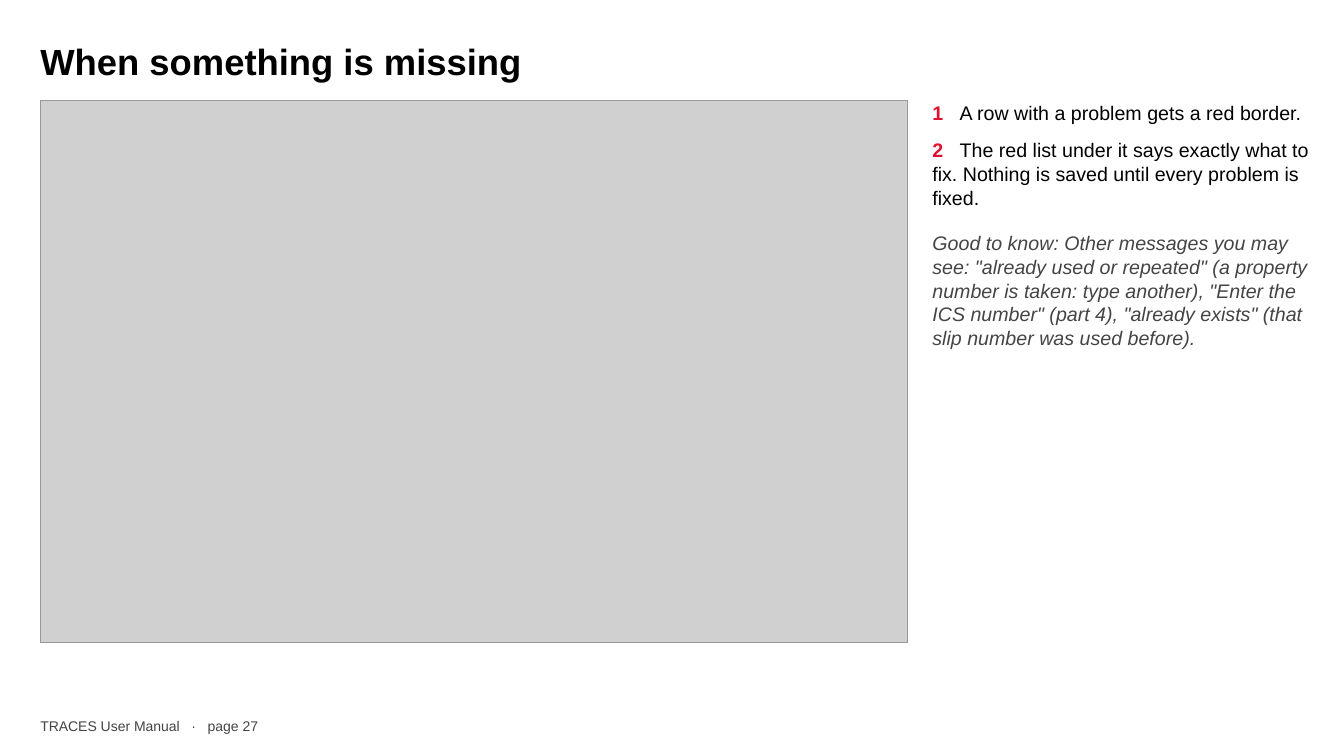
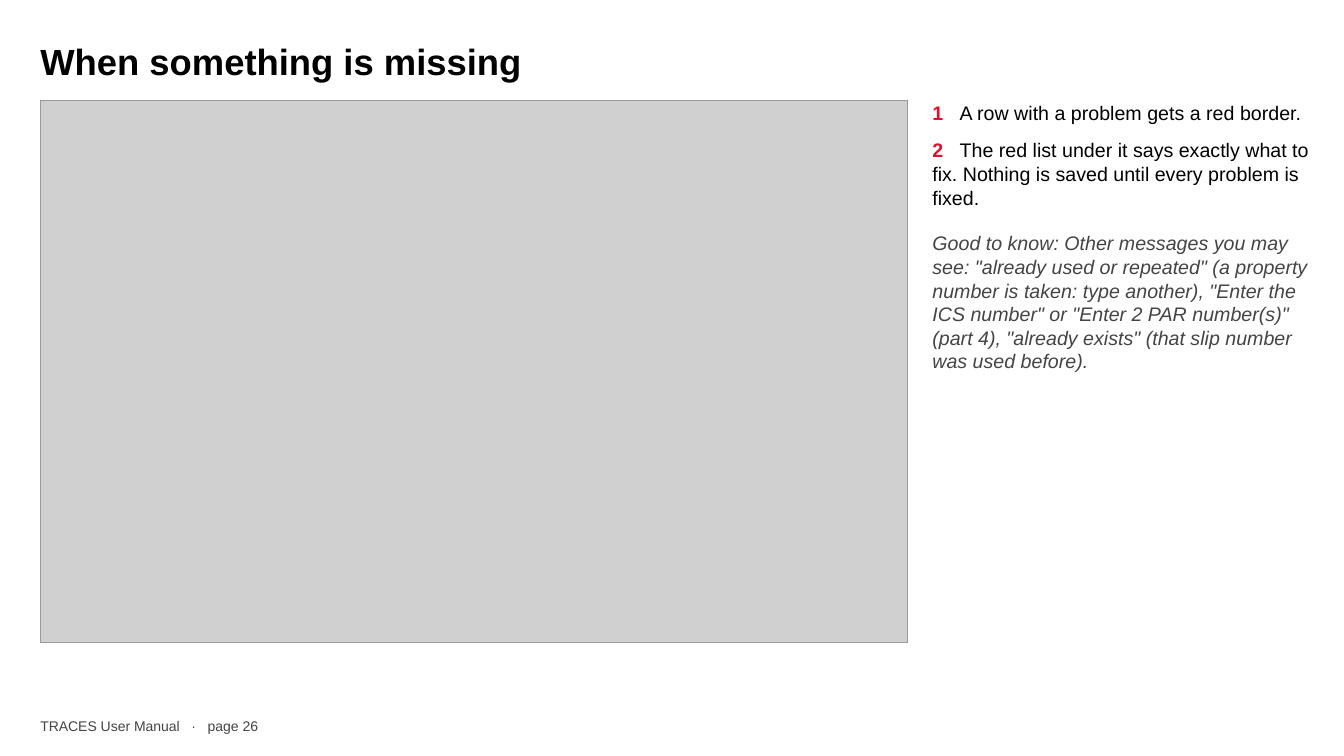
Before and after one commit to joww-seph/traces, a slide deck: slide 26 of docs/TRACES-User-Manual.pptx (slide 27 before the commit). Drawn at 1344x756 pixels with LibreOffice and Linux fonts; fonts in the diff are those of the drawing; grey boxes stand for pictures. Boxes give left, top, right and bottom in pixels: in the first picture for what was removed or moved away, otherwise in the second. Text is boxed around its words. In the diff, an @@ line names an element or a change of style, - is before the commit and + after.

```diff
--- a/docs/TRACES-User-Manual.pptx
+++ b/docs/TRACES-User-Manual.pptx
@@ text at box(932, 235, 1307, 372): text changed @@
-Good to know: Other messages you may see: "already used or repeated" (a property number is taken: type another), "Enter the ICS number" (part 4), "already exists" (that slip number was used before).
+Good to know: Other messages you may see: "already used or repeated" (a property number is taken: type another), "Enter the ICS number" or "Enter 2 PAR number(s)" (part 4), "already exists" (that slip number was used before).
@@ text at box(40, 721, 259, 734): text changed @@
-TRACES User Manual · page 27
+TRACES User Manual · page 26
```
Also in this commit, not shown: 44 other slides changed, 1 slide added, 6 other files.
